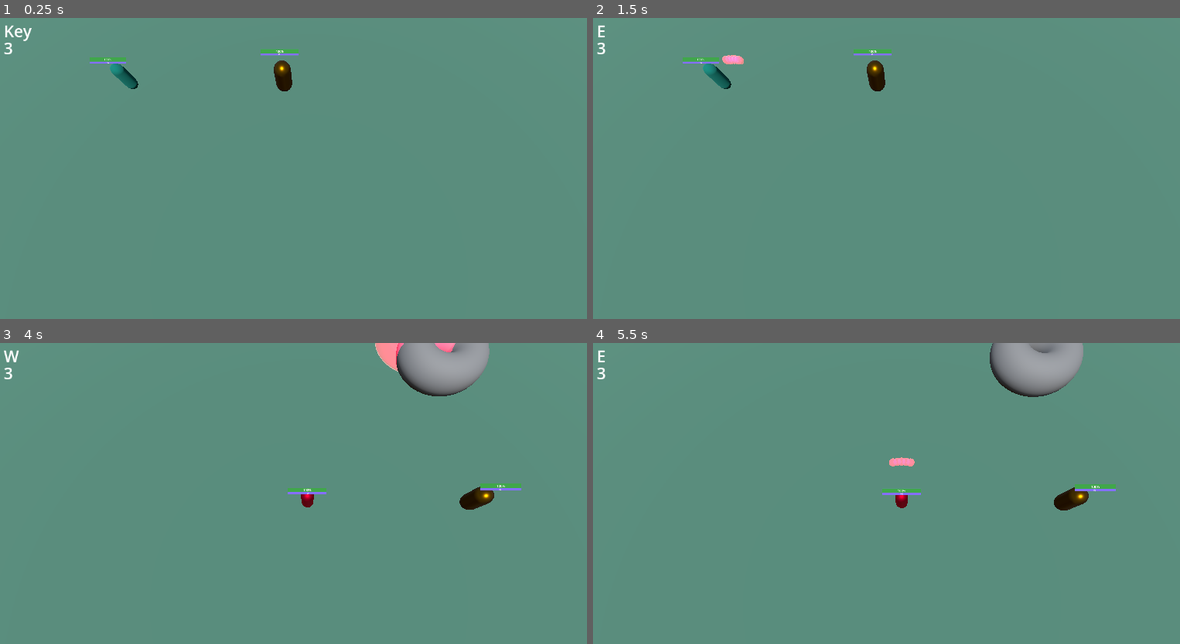
Above: before the commit, frames 1-4 (two rows, left to right).
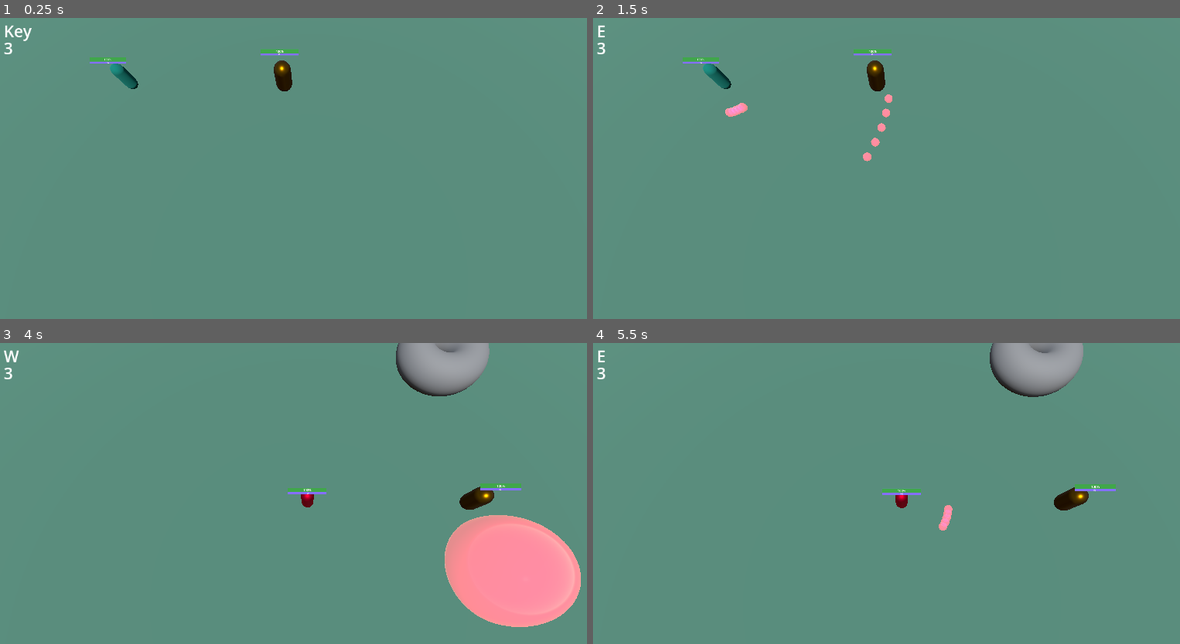
Above: after the commit, the same moments.

Repository: CoininDev/LigmadasLendas
Game: Godot game, scene res://cenas/cena_de_teste.tscn
Same seed, same stepped clock (60 frames per second), same inputs: the game is played once before the commit and once after it.
Inputs (mouse positions are in pixels of both pictures, inside the frame that each line leads up to):
- Up to frame 1 (0.25 s): no input
- Up to frame 2 (1.5 s): tap Enter at 0.5 s; move the mouse to (1039, 174) at 0.52 s; hold Right (ui_right) 0.53-1.28 s; tap A (a) at 0.6 s; tap E (e) at 0.8, 1.35 s; move the mouse to (780, 207) at 1.27 s; hold Down (ui_down) from 1.28 s (still down)
- Up to frame 3 (4 s): tap Q (q) at 1.55, 2.1 s; move the mouse to (369, 439) at 2.02 s; release Down (ui_down) at 2.03 s; hold Right (ui_right) 2.03-2.78 s; tap R (r) at 2.3, 2.85 s; tap Space (space) at 2.75, 3.05, 3.6 s; move the mouse to (275, 586) at 2.77 s; hold Up (ui_up) 2.78-3.53 s; tap Enter at 3.5 s; move the mouse to (493, 568) at 3.52 s; hold Left (ui_left) from 3.53 s (still down); tap W (w) at 3.8 s
- Up to frame 4 (5.5 s): tap Space (space) at 4.25 s; move the mouse to (716, 463) at 4.27 s; tap W (w) at 4.35 s; tap A (a) at 4.55, 5.1 s; tap Enter at 5 s; move the mouse to (933, 517) at 5.02 s; release Left (ui_left) at 5.03 s; hold Down (ui_down) from 5.03 s (still down); tap E (e) at 5.3 s

The runs differ from the first frame. In frame 2, 0.4% of the frame differs, in the area x 22-51%, y 12-48%; in frame 3, 7.1%, in the area x 63-99%, y 0-95%; in frame 4, 0.2%.

Commit message:
universalizando código raycast

Diff:
--- a/comps/scripts/ControllerComponent.gd
+++ b/comps/scripts/ControllerComponent.gd
@@ -36,34 +36,13 @@
 
 func walk():
 	if Input.is_action_pressed(walk_action):
-		#converter o ponto do mouse na tela 2d para um ponto 3d no jogo.
-		#para isso é preciso criar um raio, uma linha reta que parte da camera e segue até encontrar uma colisão.
-		var camera = get_tree().get_nodes_in_group("camera")[0]
-		var mousepos = get_viewport().get_mouse_position()
-		var raylen = 1000
-		var from = camera.project_ray_origin(mousepos)
-		var to = from + camera.project_ray_normal(mousepos) * raylen
-		var space = get_parent().get_world_3d().direct_space_state
-		var rayquery = PhysicsRayQueryParameters3D.new()
-		rayquery.collision_mask = 1
-		rayquery.from = from
-		rayquery.to = to
-		var result = space.intersect_ray(rayquery)
-		if !result.is_empty():
+		var result = GeneralFuncs.mouse_raycast()
+		if result:
 			nav.select_destiny(result.position, nav.desired_distance)
 
 func attack():
 	if Input.is_action_just_pressed(attack_action):
-		var camera = get_tree().get_nodes_in_group("camera")[0]
-		var mousepos = get_viewport().get_mouse_position()
-		var raylen = 1000
-		var from = camera.project_ray_origin(mousepos)
-		var to = from + camera.project_ray_normal(mousepos) * raylen
-		var space = get_parent().get_world_3d().direct_space_state
-		var rayquery = PhysicsRayQueryParameters3D.new()
-		rayquery.from = from
-		rayquery.to = to
-		var result = space.intersect_ray(rayquery)
-		if !result.is_empty() && get_parent() != result.collider:
-			if result.collider.is_in_group("hitbox_owner"):
+		var result = GeneralFuncs.mouse_raycast()
+		if result:
+			if get_parent() != result.collider && result.collider.is_in_group("hitbox_owner"):
 				battack.select_target(result.collider)
--- a/heroes/saco_de_pancada.tscn
+++ b/heroes/saco_de_pancada.tscn
@@ -18,6 +18,8 @@
 material = ExtResource("1_14yie")
 
 [node name="SacoDePancada" type="CharacterBody3D" node_paths=PackedStringArray("dmgr", "q_p", "w_p", "e_p", "r_p")]
+collision_layer = 3
+collision_mask = 3
 script = ExtResource("1_1r62l")
 dmgr = NodePath("DamageMgrComponent")
 q_p = NodePath("AbilityPointers/Q")
--- a/heroes/scenes/dra_lixo.tscn
+++ b/heroes/scenes/dra_lixo.tscn
@@ -32,6 +32,8 @@
 height = 0.4
 
 [node name="DraLixo" type="CharacterBody3D" node_paths=PackedStringArray("dmgr", "q_p", "w_p", "e_p")]
+collision_layer = 3
+collision_mask = 3
 script = ExtResource("1_02i8v")
 dmgr = NodePath("Comps/DmgrComponent")
 q_p = NodePath("Abilities/Q")
--- a/heroes/scripts/dra_lixo.gd
+++ b/heroes/scripts/dra_lixo.gd
@@ -82,7 +82,7 @@
 		t.distance = e.range
 		t.speed = 15
 		t.radius = 0.25
-		t.collide = false
+		t.collide = true
 		t.global_rotation = e.target_direction - Vector3(0,offset,0)
 		ability_box.add_child(t)
 		t.global_position = global_position
--- a/objs/targets/pointer/DirectionPointer.gd
+++ b/objs/targets/pointer/DirectionPointer.gd
@@ -3,17 +3,7 @@
 @export var mesh_instance:MeshInstance3D
 
 func _process(delta):
-	var camera = get_tree().get_nodes_in_group("camera")[0]
-	var mousepos = get_viewport().get_mouse_position()
-	var raylen = 1000
-	var from = camera.project_ray_origin(mousepos)
-	var to = from + camera.project_ray_normal(mousepos) * raylen
-	var space = get_parent().get_world_3d().direct_space_state
-	var rayquery = PhysicsRayQueryParameters3D.new()
-	rayquery.collision_mask = 1
-	rayquery.from = from
-	rayquery.to = to
-	var result = space.intersect_ray(rayquery)
-	if !result.is_empty():
+	var result = GeneralFuncs.mouse_raycast()
+	if result:
 		look_at(result.position)
 		rotation.x = 0
--- a/objs/targets/pointer/SpotPointer.gd
+++ b/objs/targets/pointer/SpotPointer.gd
@@ -17,18 +17,8 @@
 
 
 func mouse_pos_processing():
-	var camera = get_tree().get_nodes_in_group("camera")[0]
-	var mousepos = get_viewport().get_mouse_position()
-	var raylen = 1000
-	var from = camera.project_ray_origin(mousepos)
-	var to = from + camera.project_ray_normal(mousepos) * raylen
-	var space = get_parent().get_world_3d().direct_space_state
-	var rayquery = PhysicsRayQueryParameters3D.new()
-	rayquery.collision_mask = 1
-	rayquery.from = from
-	rayquery.to = to
-	var result = space.intersect_ray(rayquery)
-	if !result.is_empty():
+	var result = GeneralFuncs.mouse_raycast()
+	if result:
 		mouse_pos = result.position
 
 func positioning():
--- a/project.godot
+++ b/project.godot
@@ -15,6 +15,10 @@
 config/features=PackedStringArray("4.2", "Forward Plus")
 boot_splash/fullsize=false
 config/icon="res://icon.svg"
+
+[autoload]
+
+GeneralFuncs="*res://scripts/GeneralFuncs.gd"
 
 [display]
 
@@ -102,6 +106,12 @@
 ]
 }
 
+[layer_names]
+
+3d_physics/layer_1="unidades"
+3d_physics/layer_2="players"
+3d_physics/layer_3="chao"
+
 [rendering]
 
 textures/vram_compression/import_etc2_astc=true
--- /dev/null
+++ b/scripts/GeneralFuncs.gd
@@ -0,0 +1,31 @@
+extends Node
+
+func mouse_raycast():
+	#converter o ponto do mouse na tela 2d para um ponto 3d no jogo.
+	#para isso é preciso criar um raio, uma linha reta que parte da camera e segue até encontrar uma colisão.
+	var camera = get_tree().get_nodes_in_group("camera")[0]
+	var mousepos = get_viewport().get_mouse_position()
+	var raylen = 1000
+	var from = camera.project_ray_origin(mousepos)
+	var to = from + camera.project_ray_normal(mousepos) * raylen
+	var space = get_parent().get_world_3d().direct_space_state
+	var rayquery = PhysicsRayQueryParameters3D.new()
+	rayquery.collision_mask = 4 #colide com o chao (layer 3)
+	rayquery.from = from
+	rayquery.to = to
+	var result = space.intersect_ray(rayquery)
+	return result
+
+func mouse_raycast_entity():
+	var camera = get_tree().get_nodes_in_group("camera")[0]
+	var mousepos = get_viewport().get_mouse_position()
+	var raylen = 1000
+	var from = camera.project_ray_origin(mousepos)
+	var to = from + camera.project_ray_normal(mousepos) * raylen
+	var space = get_parent().get_world_3d().direct_space_state
+	var rayquery = PhysicsRayQueryParameters3D.new()
+	rayquery.collision_mask = 1 #colide com entidades (layer 1)
+	rayquery.from = from
+	rayquery.to = to
+	var result = space.intersect_ray(rayquery)
+	return result
